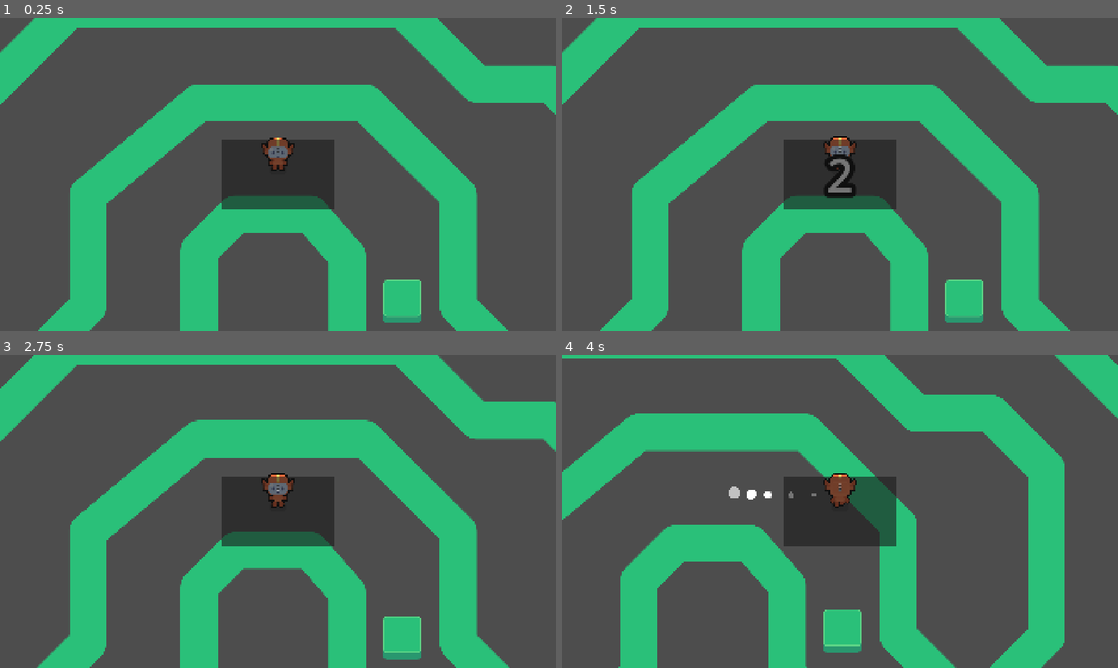
Above: before the commit, frames 1-4 (two rows, left to right).
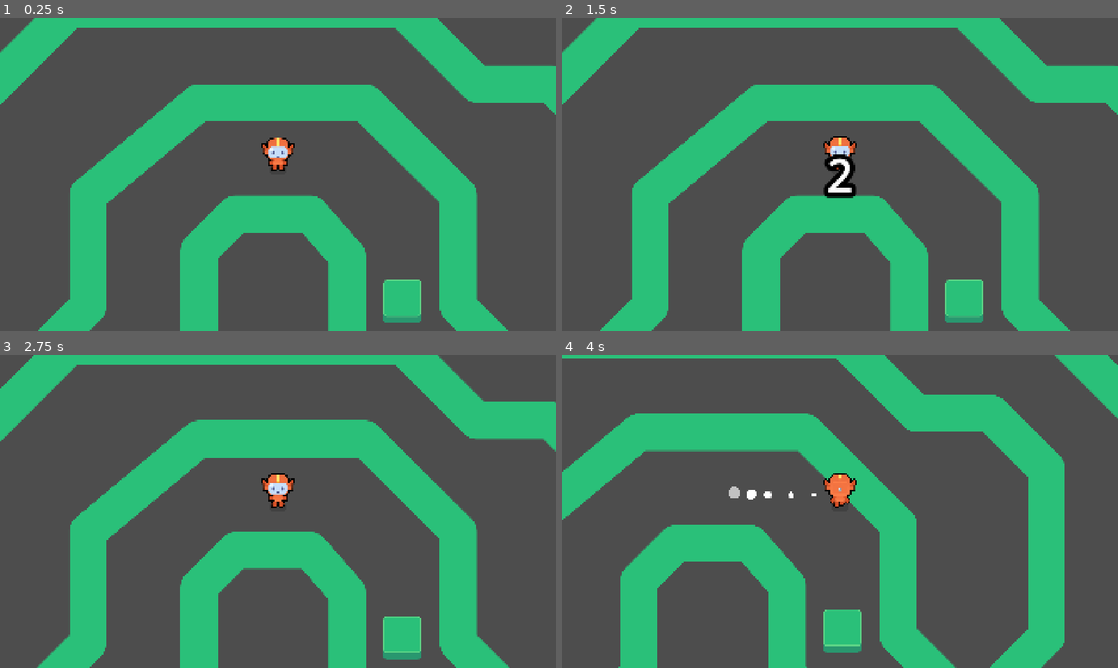
Above: after the commit, the same moments.

Repository: notfroogs/M9-Top-Down-Movement
Game: Godot game, scene res://lessons/game.tscn
The game is run twice, just before and just after one commit, with the same random seed, the same clock (stepped at 60 frames per second) and the same inputs. The project has no main scene, so this scene is started directly.
Inputs (mouse positions are in pixels of both pictures, inside the frame that each line leads up to):
- Up to frame 1 (0.25 s): no input
- Up to frame 2 (1.5 s): click (840, 149) at 0.52 s; tap Enter at 1.25 s; move the mouse to (962, 158) at 1.27 s; hold Right (move_right) from 1.28 s (still down); tap Z at 1.35 s; click (962, 158) at 1.42 s
- Up to frame 3 (2.75 s): tap Space at 1.52, 2.27 s; move the mouse to (166, 527) at 2.02 s; release Right (move_right) at 2.03 s; hold Down (move_down) from 2.03 s (still down); tap Z at 2.1 s
- Up to frame 4 (4 s): move the mouse to (895, 442) at 2.77 s; release Down (move_down) at 2.78 s; hold Right (move_right) 2.78-3.53 s; tap Z at 2.85, 3.6 s; move the mouse to (812, 574) at 3.52 s; hold Up (move_up) from 3.53 s (still down); click (812, 574) at 3.67 s; tap Space at 3.77 s

The runs differ from the first frame. In frame 1, 4.4% of the frame differs, in the area x 39-61%, y 38-62%; in frame 2, 4.0%; in frame 3, 4.4%; in frame 4, 4.4%.

Commit message:
L10 done

Diff:
--- a/M09.top_down_movement_workbook/lessons/game.tscn
+++ b/M09.top_down_movement_workbook/lessons/game.tscn
@@ -1,21 +1,14 @@
-[gd_scene load_steps=11 format=3 uid="uid://c62bk8cggi6yq"]
+[gd_scene load_steps=10 format=3 uid="uid://c62bk8cggi6yq"]
 
 [ext_resource type="Texture2D" uid="uid://cyi426tkmrmjy" path="res://assets/circuit_obstacle.png" id="1_mhfxf"]
-[ext_resource type="Script" uid="uid://brqwsvyu3k3gi" path="res://lessons/game.gd" id="1_qqcej"]
+[ext_resource type="Script" path="res://lessons/game.gd" id="1_qqcej"]
 [ext_resource type="PackedScene" uid="uid://btmrp4i4i0whr" path="res://lessons/runner.tscn" id="1_yasw7"]
 [ext_resource type="PackedScene" uid="uid://l5vkm11cgaib" path="res://lessons/simple_obstacle.tscn" id="2_4o7yg"]
 [ext_resource type="PackedScene" uid="uid://jkbkug37g4vw" path="res://lessons/circut.tscn" id="4_d0cqr"]
 [ext_resource type="PackedScene" uid="uid://xl56q8amb611" path="res://assets/finish_line/finish_line.tscn" id="5_sepuf"]
 [ext_resource type="Theme" uid="uid://cdcyvsn1fp8wa" path="res://assets/countdown/count_down_theme.tres" id="7_viysf"]
-[ext_resource type="Script" uid="uid://57e8080cpukf" path="res://assets/countdown/count_down.gd" id="8_tpjcj"]
-[ext_resource type="Shader" uid="uid://dp1hn66gsihpv" path="res://assets/blur.gdshader" id="9_tpjcj"]
-
-[sub_resource type="ShaderMaterial" id="ShaderMaterial_8c4bg"]
-shader = ExtResource("9_tpjcj")
-shader_parameter/blur_amount = 0.0
-shader_parameter/tint = Color(0, 0, 0, 1)
-shader_parameter/tint_strength = 0.0
-shader_parameter/saturation = 1.0
+[ext_resource type="Script" path="res://assets/countdown/count_down.gd" id="8_tpjcj"]
+[ext_resource type="PackedScene" uid="uid://kqcrmexed4ch" path="res://lessons/pause_screen.tscn" id="9_26ros"]
 
 [node name="Game" type="Node2D"]
 y_sort_enabled = true
@@ -75,51 +68,5 @@
 metadata/_custom_type_script = "uid://57e8080cpukf"
 metadata/_edit_use_anchors_ = true
 
-[node name="PauseScreen" type="Control" parent="CanvasLayer"]
-layout_mode = 3
-anchors_preset = 15
-anchor_right = 1.0
-anchor_bottom = 1.0
-grow_horizontal = 2
-grow_vertical = 2
-
-[node name="BlueColorRect" type="ColorRect" parent="CanvasLayer/PauseScreen"]
-material = SubResource("ShaderMaterial_8c4bg")
-layout_mode = 1
-anchors_preset = 15
-anchor_right = 1.0
-anchor_bottom = 1.0
-grow_horizontal = 2
-grow_vertical = 2
-
-[node name="UIPanelContainer" type="PanelContainer" parent="CanvasLayer/PauseScreen"]
-layout_mode = 1
-anchors_preset = 8
-anchor_left = 0.5
-anchor_top = 0.5
-anchor_right = 0.5
-anchor_bottom = 0.5
-offset_left = -195.0
-offset_top = -120.0
-offset_right = 195.0
-offset_bottom = 120.0
-grow_horizontal = 2
-grow_vertical = 2
-
-[node name="VBoxContainer" type="VBoxContainer" parent="CanvasLayer/PauseScreen/UIPanelContainer"]
-layout_mode = 2
-
-[node name="Label" type="Label" parent="CanvasLayer/PauseScreen/UIPanelContainer/VBoxContainer"]
-layout_mode = 2
-
-[node name="CenterContainer" type="CenterContainer" parent="CanvasLayer/PauseScreen/UIPanelContainer/VBoxContainer"]
-layout_mode = 2
-
-[node name="VBoxContainer" type="VBoxContainer" parent="CanvasLayer/PauseScreen/UIPanelContainer/VBoxContainer/CenterContainer"]
-layout_mode = 2
-
-[node name="ResumeButton" type="Button" parent="CanvasLayer/PauseScreen/UIPanelContainer/VBoxContainer/CenterContainer/VBoxContainer"]
-layout_mode = 2
-
-[node name="QuitButton" type="Button" parent="CanvasLayer/PauseScreen/UIPanelContainer/VBoxContainer/CenterContainer/VBoxContainer"]
-layout_mode = 2
+[node name="PauseScreen" parent="CanvasLayer" instance=ExtResource("9_26ros")]
+visible = false
--- /dev/null
+++ b/M09.top_down_movement_workbook/lessons/pause_screen.gd
@@ -0,0 +1,18 @@
+@tool
+extends Control
+
+@onready var _blur_color_rect: ColorRect = %BlurColorRect
+@onready var _ui_panel_container: PanelContainer = %UIPanelContainer
+
+@export_range(0.0,1.0) var menu_opened_amount:= 0.0:
+	set = set_menu_opened_amount
+func set_menu_opened_amount(amount:float)->void:
+	menu_opened_amount = amount
+	visible = amount>0
+	if _ui_panel_container == null or _blur_color_rect== null:
+		return
+	var current_blur = lerp(0.0,10.0,amount)
+	_blur_color_rect.material.set_shader_parameter("blur_amount",lerp(0.0,1.5,amount))
+	_blur_color_rect.material.set_shader_parameter("saturation",lerp(0.0,0.3,amount))
+	_blur_color_rect.material.set_shader_parameter("tint_strength",lerp(0.0,0.2,amount))
+	_ui_panel_container.modulate.a = amount
--- /dev/null
+++ b/M09.top_down_movement_workbook/lessons/pause_screen.tscn
@@ -0,0 +1,101 @@
+[gd_scene load_steps=9 format=3 uid="uid://kqcrmexed4ch"]
+
+[ext_resource type="FontFile" uid="uid://vxbfcnef0pvq" path="res://assets/fonts/rubik/Rubik-Bold.ttf" id="1_ngpd8"]
+[ext_resource type="Shader" path="res://assets/blur.gdshader" id="2_jv5pq"]
+[ext_resource type="Script" path="res://lessons/pause_screen.gd" id="2_syt76"]
+
+[sub_resource type="StyleBoxFlat" id="StyleBoxFlat_1vw2n"]
+content_margin_left = 15.0
+content_margin_top = 5.0
+content_margin_right = 15.0
+content_margin_bottom = 5.0
+bg_color = Color(0, 0, 0, 1)
+
+[sub_resource type="StyleBoxFlat" id="StyleBoxFlat_bgmhi"]
+
+[sub_resource type="StyleBoxFlat" id="StyleBoxFlat_exdmw"]
+content_margin_left = 20.0
+content_margin_top = 20.0
+content_margin_right = 20.0
+content_margin_bottom = 20.0
+bg_color = Color(0.117647, 0, 0.333333, 0.454902)
+corner_radius_top_left = 30
+corner_radius_top_right = 30
+corner_radius_bottom_right = 30
+corner_radius_bottom_left = 30
+
+[sub_resource type="Theme" id="Theme_1fuhd"]
+default_font = ExtResource("1_ngpd8")
+Button/font_sizes/font_size = 42
+Button/fonts/font = ExtResource("1_ngpd8")
+Button/styles/normal = SubResource("StyleBoxFlat_1vw2n")
+Button/styles/pressed = SubResource("StyleBoxFlat_bgmhi")
+Label/font_sizes/font_size = 64
+PanelContainer/styles/panel = SubResource("StyleBoxFlat_exdmw")
+
+[sub_resource type="ShaderMaterial" id="ShaderMaterial_8c4bg"]
+shader = ExtResource("2_jv5pq")
+shader_parameter/blur_amount = 0.0
+shader_parameter/tint = Color(0, 0, 0, 1)
+shader_parameter/tint_strength = 0.0
+shader_parameter/saturation = 0.0
+
+[node name="PauseScreen" type="Control"]
+layout_mode = 3
+anchors_preset = 15
+anchor_right = 1.0
+anchor_bottom = 1.0
+grow_horizontal = 2
+grow_vertical = 2
+theme = SubResource("Theme_1fuhd")
+script = ExtResource("2_syt76")
+
+[node name="BlurColorRect" type="ColorRect" parent="."]
+unique_name_in_owner = true
+material = SubResource("ShaderMaterial_8c4bg")
+layout_mode = 1
+anchors_preset = 15
+anchor_right = 1.0
+anchor_bottom = 1.0
+grow_horizontal = 2
+grow_vertical = 2
+
+[node name="UIPanelContainer" type="PanelContainer" parent="."]
+unique_name_in_owner = true
+layout_mode = 1
+anchors_preset = 8
+anchor_left = 0.5
+anchor_top = 0.5
+anchor_right = 0.5
+anchor_bottom = 0.5
+offset_left = -229.0
+offset_top = -193.0
+offset_right = 229.0
+offset_bottom = 193.0
+grow_horizontal = 2
+grow_vertical = 2
+
+[node name="VBoxContainer" type="VBoxContainer" parent="UIPanelContainer"]
+layout_mode = 2
+
+[node name="Label" type="Label" parent="UIPanelContainer/VBoxContainer"]
+custom_minimum_size = Vector2(0, 120)
+layout_mode = 2
+text = "PAUSE"
+horizontal_alignment = 1
+vertical_alignment = 1
+
+[node name="CenterContainer" type="CenterContainer" parent="UIPanelContainer/VBoxContainer"]
+layout_mode = 2
+size_flags_vertical = 3
+
+[node name="VBoxContainer" type="VBoxContainer" parent="UIPanelContainer/VBoxContainer/CenterContainer"]
+layout_mode = 2
+
+[node name="ResumeButton" type="Button" parent="UIPanelContainer/VBoxContainer/CenterContainer/VBoxContainer"]
+layout_mode = 2
+text = "Resume"
+
+[node name="QuitButton" type="Button" parent="UIPanelContainer/VBoxContainer/CenterContainer/VBoxContainer"]
+layout_mode = 2
+text = "Quit"
--- a/M09.top_down_movement_workbook/project.godot
+++ b/M09.top_down_movement_workbook/project.godot
@@ -11,7 +11,7 @@
 [application]
 
 config/name="M09. Top Down Movement (Workbook)"
-config/features=PackedStringArray("4.5")
+config/features=PackedStringArray("4.3")
 run/max_fps=60
 config/icon="res://icon_top_down_movement.png"
 
Not shown: 2 places in M09.top_down_movement_workbook/lessons/runner.tscn that only renumber resources
